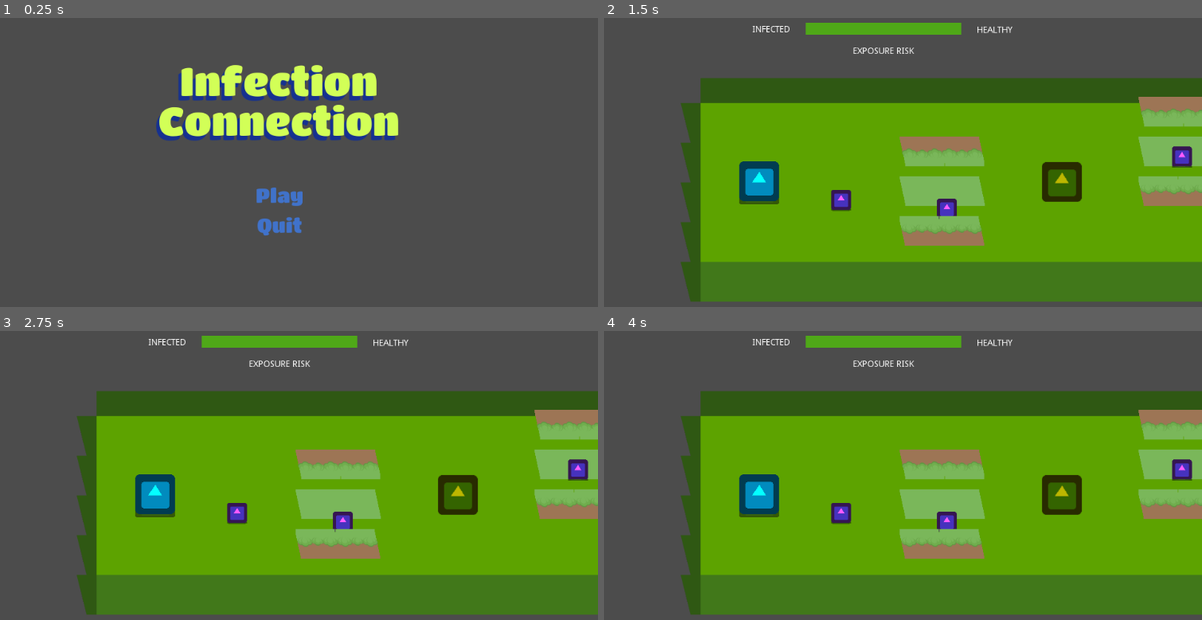
Above: before the commit, frames 1-4 (two rows, left to right).
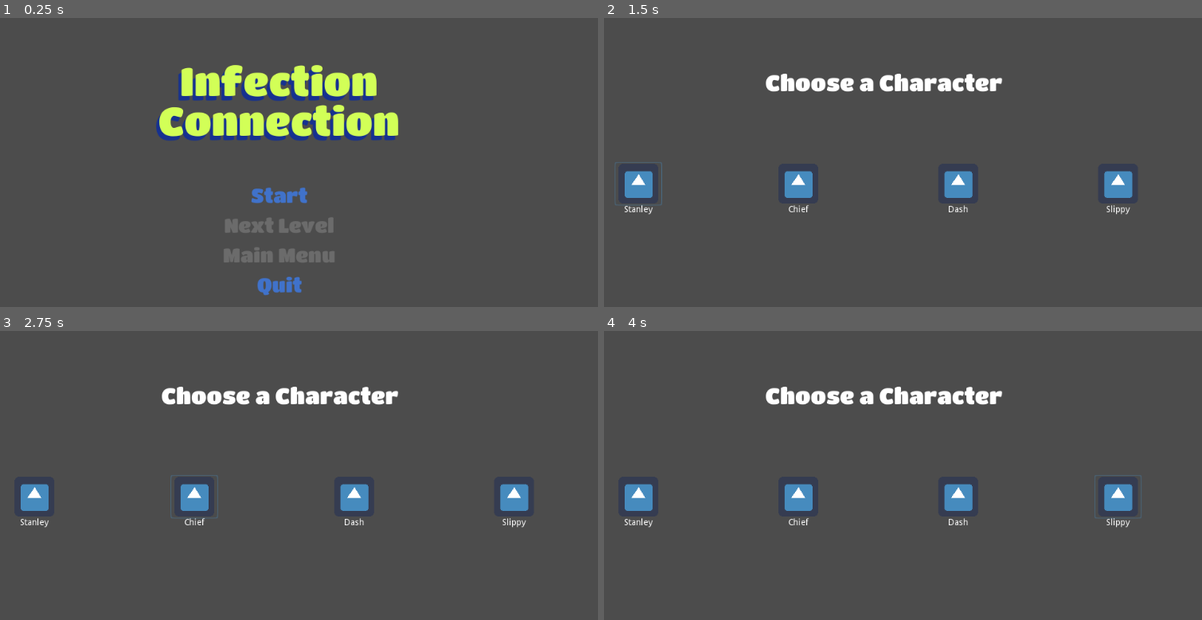
Above: after the commit, the same moments.

Repository: Bootjack/wj21-connection
Game: Godot game, scene res://MainMenu.tscn
Same seed, same stepped clock (60 frames per second), same inputs: the game is played once before the commit and once after it. The engine's default icon, where the game draws it, is replaced by a stand-in: a white triangle on a blue panel in a dark square.
Inputs (mouse positions are in pixels of both pictures, inside the frame that each line leads up to):
- Up to frame 1 (0.25 s): no input
- Up to frame 2 (1.5 s): click "Play" (after the commit: "Start") at 0.5 s; click (639, 182) at 1.25 s, where only the run after the commit has a clickable "Stanley"
- Up to frame 3 (2.75 s): click (197, 495) at 2 s, where only the run after the commit has a clickable "Chief"
- Up to frame 4 (4 s): click (956, 495) at 2.75 s, where only the run after the commit has a clickable "Dash"; click (1118, 495) at 3.5 s, where only the run after the commit has a clickable "Slippy"

The runs differ from the first frame. In frame 1, 1.8% of the frame differs, in the area x 37-56%, y 58-96%; in frame 2, 69%, in the area x 1-100%, y 1-99%; in frame 3, 69%; in frame 4, 69%.

Commit message:
Add player selection screen and further modularize levels

Diff:
--- a/Destination.gd
+++ b/Destination.gd
@@ -1,3 +1,4 @@
+class_name Destination
 extends Area2D
 
 signal reached
@@ -9,3 +10,10 @@
 	print(body)
 	if (body.is_class("Player")):
 		emit_signal("reached")
+
+
+func get_class():
+	return "Destination"
+
+func is_class(name:String):
+	return name == "Destination" or .is_class(name)
--- a/HeadsUpDisplay.gd
+++ b/HeadsUpDisplay.gd
@@ -1,17 +1,16 @@
+class_name HeadsUpDisplay
 extends CanvasLayer
 
-export var player_path:NodePath
+export var color_healthy = Color(0.313726, 0.662745, 0.098039)
+export var color_warning = Color(1, 0.867188, 0)
+export var color_infected = Color(0.660156, 0.04455, 0.04455)
 
-var color_healthy = Color(0.313726, 0.662745, 0.098039)
-var color_warning = Color(1, 0.867188, 0)
-var color_infected = Color(0.660156, 0.04455, 0.04455)
 var gradient:Gradient
 var player:Player
 var tolerance = 500.0
 
 func _ready():
 	$Control/InfectionBar.max_value = tolerance
-	player = get_node(player_path)
 	_init_gradient()
 
 func _process(delta):
@@ -26,3 +25,12 @@
 	gradient.add_point(0.5, color_healthy)
 	gradient.add_point(0.3, color_warning)
 	gradient.add_point(0.1, color_infected)
+
+func get_class():
+	return "HeadsUpDisplay"
+
+func is_class(name:String):
+	return name == "HeadsUpDisplay" or .is_class(name)
+
+func toggle():
+	$Control.visible = !$Control.visible
--- a/Jason.tscn
+++ b/Jason.tscn
@@ -1,14 +1,12 @@
-[gd_scene load_steps=26 format=2]
+[gd_scene load_steps=24 format=2]
 
 [ext_resource path="res://Player.tscn" type="PackedScene" id=1]
 [ext_resource path="res://art/tilemap_dummy.png" type="Texture" id=2]
 [ext_resource path="res://Pedestrian.tscn" type="PackedScene" id=3]
 [ext_resource path="res://art/tilemap_grassy.svg" type="Texture" id=4]
-[ext_resource path="res://TrackingCamera.gd" type="Script" id=5]
 [ext_resource path="res://art/tilemap-grassfiller.png" type="Texture" id=6]
 [ext_resource path="res://art/tilemap-grassside.png" type="Texture" id=7]
 [ext_resource path="res://Level.gd" type="Script" id=8]
-[ext_resource path="res://HUD.tscn" type="PackedScene" id=9]
 [ext_resource path="res://Destination.tscn" type="PackedScene" id=10]
 [ext_resource path="res://Pickup.tscn" type="PackedScene" id=12]
 
@@ -460,9 +458,10 @@
 
 [node name="Node2D" type="Node2D"]
 script = ExtResource( 8 )
-player_path = NodePath("YSort/Player")
 destination_path = NodePath("Destination")
 objective_paths = [ NodePath("YSort/Mulligan") ]
+tilemap_paths = [ NodePath("YSort/FloorTileMap"), NodePath("YSort/PlatformTileMap"), NodePath("YSort/WallTileMap") ]
+tilemap_heights = [ 0.0, 1.0, 100.0 ]
 
 [node name="YSort" type="YSort" parent="."]
 
@@ -508,13 +507,5 @@
 [node name="Player" parent="YSort" instance=ExtResource( 1 )]
 position = Vector2( 30.3651, 382.378 )
 
-[node name="Camera2D" type="Camera2D" parent="."]
-current = true
-script = ExtResource( 5 )
-target_path = NodePath("../YSort/Player")
-
 [node name="Destination" parent="." instance=ExtResource( 10 )]
 position = Vector2( 1024.41, 381.335 )
-
-[node name="HUD" parent="." instance=ExtResource( 9 )]
-player_path = NodePath("../YSort/Player")
--- a/Level.gd
+++ b/Level.gd
@@ -4,15 +4,38 @@
 signal level_won
 signal level_lost
 
-export var player_path:NodePath
 export var destination_path:NodePath
 export var objective_paths = []
 
+export var tilemap_paths = []
+export var tilemap_heights = []
+
+var camera:TrackingCamera
+var hud:HeadsUpDisplay
 var objectives = []
 var player:Player
+var tilemaps = []
 
 func _ready():
-	player = get_node(player_path)
+	for path in tilemap_paths:
+		var node = get_node(path)
+		tilemaps.append(node)
+
+	var player_dummy = $YSort/Player
+	player.global_position = player_dummy.global_position
+	player.tilemaps = tilemaps
+	player.tilemap_heights = tilemap_heights
+	player_dummy.replace_by(player)
+
+	camera = TrackingCamera.new()
+	camera.target = player
+	add_child(camera)
+	camera.make_current()
+
+	hud = preload("res://HUD.tscn").instance()
+	hud.player = player
+	add_child(hud)
+
 	get_node(destination_path).connect("reached", self, "_on_destination_reached")
 	for path in objective_paths:
 		objectives.append(get_node(path))
@@ -26,3 +49,9 @@
 func _on_destination_reached():
 	if (objectives_met()):
 		emit_signal("level_won")
+
+func get_class():
+	return "Level"
+
+func is_class(name:String):
+	return name == "Level" or .is_class(name)
--- a/MainMenu.gd
+++ b/MainMenu.gd
@@ -2,15 +2,32 @@
 
 var active_scene
 var level_index = 0
-var levels = [preload("res://Jason.tscn")]
+var levels = [
+	preload("res://Jason.tscn")
+]
+var player:Player
+var player_selection:PlayerSelection
+var player_selection_res = preload("res://PlayerSelection.tscn")
 
 func _ready():
 	$Canvas/Menu/Buttons/StartButton.connect("button_up", self, "start_game")
+	$Canvas/Menu/Buttons/NextButton.connect("button_up", self, "next_level")
+	$Canvas/Menu/Buttons/MenuButton.connect("button_up", self, "main_menu")
 	$Canvas/Menu/Buttons/QuitButton.connect("button_up", self, "quit_game")
 
 func _unhandled_input(event):
 	if (event.is_action_released("ui_cancel")):
 		toggle_menu()
+
+func _on_player_selected(selected_player:Player):
+	player = selected_player
+	remove_player_selection()
+	start_level()
+
+func add_player_selection():
+	player_selection = player_selection_res.instance()
+	$Canvas.add_child(player_selection)
+	player_selection.connect("selected", self, "_on_player_selected")
 
 func level_lost():
 	level_over()
@@ -19,25 +36,58 @@
 	active_scene.disconnect("level_won", self, "level_won")
 	active_scene.disconnect("level_lost", self, "level_lost")
 	$Canvas/Menu.visible = true
-	$Canvas/Menu/Buttons/StartButton.disabled = false
 	self.remove_child(active_scene)
 
 func level_won():
-	print("level won!")
+	$Canvas/Menu/Buttons/NextButton.disabled = false
+	level_over()
+
+func main_menu():
+	level_index = 0
+	$Canvas/Menu/Buttons/StartButton.text = "Start"
+	$Canvas/Menu/Buttons/StartButton.disconnect("button_up", self, "restart_level")
+	$Canvas/Menu/Buttons/StartButton.connect("button_up", self, "start_game")
+	$Canvas/Menu/Buttons/NextButton.disabled = true
+	$Canvas/Menu/Buttons/MenuButton.disabled = true
+	level_over()
+
+func next_level():
 	level_index += 1
-	level_over()
+	if (level_index >= levels.size()):
+		level_index = 0
+	select_player()
 
 func quit_game():
 	get_tree().quit()
 
+func remove_player_selection():
+	remove_child(player_selection)
+	player_selection.queue_free()
+
+func restart_level():
+	level_over()
+	select_player()
+
+func select_player():
+	add_player_selection()
+	$Canvas/Menu.visible = false
+
 func start_game():
-	$Canvas/Menu.visible = false
-	$Canvas/Menu/Buttons/StartButton.disabled = true
+	$Canvas/Menu/Buttons/StartButton.text = "Restart"
+	$Canvas/Menu/Buttons/StartButton.disconnect("button_up", self, "start_game")
+	$Canvas/Menu/Buttons/StartButton.connect("button_up", self, "restart_level")
+	select_player()
+
+func start_level():
+	$Canvas/Menu/Buttons/NextButton.disabled = true
+	$Canvas/Menu/Buttons/MenuButton.disabled = false
 	active_scene = levels[level_index].instance()
+	active_scene.player = player
 	self.add_child(active_scene)
 	active_scene.connect("level_won", self, "level_won")
 	active_scene.connect("level_lost", self, "level_lost")
 
 func toggle_menu():
+	active_scene.get_node("HUD").toggle()
 	active_scene.visible = !active_scene.visible
 	$Canvas/Menu.visible = !$Canvas/Menu.visible
--- a/MainMenu.tscn
+++ b/MainMenu.tscn
@@ -63,10 +63,10 @@
 custom_colors/font_color = Color( 0.254902, 0.45098, 0.796078, 1 )
 custom_colors/font_color_hover = Color( 0.796078, 1, 0.188235, 1 )
 custom_colors/font_color_pressed = Color( 0.945098, 0.968627, 0.690196, 1 )
-text = "Play"
+text = "Start"
 flat = true
 
-[node name="QuitButton" type="Button" parent="Canvas/Menu/Buttons"]
+[node name="NextButton" type="Button" parent="Canvas/Menu/Buttons"]
 margin_top = 48.0
 margin_right = 512.0
 margin_bottom = 92.0
@@ -74,5 +74,29 @@
 custom_colors/font_color = Color( 0.254902, 0.45098, 0.796078, 1 )
 custom_colors/font_color_hover = Color( 0.796078, 1, 0.188235, 1 )
 custom_colors/font_color_pressed = Color( 0.945098, 0.968627, 0.690196, 1 )
+disabled = true
+text = "Next Level"
+flat = true
+
+[node name="MenuButton" type="Button" parent="Canvas/Menu/Buttons"]
+margin_top = 96.0
+margin_right = 512.0
+margin_bottom = 140.0
+custom_fonts/font = SubResource( 2 )
+custom_colors/font_color = Color( 0.254902, 0.45098, 0.796078, 1 )
+custom_colors/font_color_hover = Color( 0.796078, 1, 0.188235, 1 )
+custom_colors/font_color_pressed = Color( 0.945098, 0.968627, 0.690196, 1 )
+disabled = true
+text = "Main Menu"
+flat = true
+
+[node name="QuitButton" type="Button" parent="Canvas/Menu/Buttons"]
+margin_top = 144.0
+margin_right = 512.0
+margin_bottom = 188.0
+custom_fonts/font = SubResource( 2 )
+custom_colors/font_color = Color( 0.254902, 0.45098, 0.796078, 1 )
+custom_colors/font_color_hover = Color( 0.796078, 1, 0.188235, 1 )
+custom_colors/font_color_pressed = Color( 0.945098, 0.968627, 0.690196, 1 )
 text = "Quit"
 flat = true
--- a/Pickup.gd
+++ b/Pickup.gd
@@ -1,3 +1,4 @@
+class_name Pickup
 extends Node2D
 
 export var elevation:float = 0.0
@@ -12,3 +13,9 @@
 		$ProximityArea.collision_layer = 0
 		$ProximityArea.collision_mask = 0
 		visible = false
+
+func get_class():
+	return "Pickup"
+
+func is_class(name:String):
+	return name == "Pickup" or .is_class(name)
--- a/Player.gd
+++ b/Player.gd
@@ -5,19 +5,25 @@
 signal infected
 signal picked_up
 
-export var top_speed:float = 6.0
-export var tilemap_paths = []
-export var tilemap_heights = []
-
+var friction:float
 var height:float = 0.0
 var infection:float = 0.0
-var infection_rate:float = -0.5
+var infection_rate:float
 var inventory = []
 var is_sprinting:bool = false
+var sprint_factor:float
 var sprint_timer:Timer
 var tilemaps = []
+var tilemap_heights = []
+var top_speed:float
 var velocity:Vector2
 var vertical:float
+
+func _init():
+	friction = 0.3
+	infection_rate = 0.0
+	sprint_factor = 2.0
+	top_speed = 4.0
 
 func _ready():
 	sprint_timer = Timer.new()
@@ -29,19 +35,15 @@
 	connect("infected", self, "_on_infected")
 	connect("picked_up", self, "_on_picked_up")
 
-	for path in tilemap_paths:
-		var node = get_node(path)
-		tilemaps.append(node)
-
 func _process(delta):
 	if (Input.is_action_pressed("left")):
 		move(Vector2(-1.0, 0.0))
 	if (Input.is_action_pressed("right")):
 		move(Vector2(1.0, 0.0))
 	if (Input.is_action_pressed("up")):
-		move(Vector2(-0.2, -0.8))
+		move(Vector2(0.0, -1.0))
 	if (Input.is_action_pressed("down")):
-		move(Vector2(0.2, 0.8))
+		move(Vector2(0.0, 1.0))
 	if (Input.is_action_just_pressed("jump")):
 		jump()
 	if (Input.is_action_just_pressed("sprint")):
@@ -90,12 +92,6 @@
 
 	return highest
 
-func friction():
-	if (on_ground()):
-		return 0.2
-	else:
-		return 0.2
-
 func get_class():
 	return "Player"
 
@@ -111,14 +107,14 @@
 		vertical = 5.0
 
 func move(direction:Vector2):
-	velocity += direction
+	velocity += direction * top_speed
 	var speed = min(velocity.length(), top_speed)
 	if (is_sprinting):
 		speed *= 2.0
 	velocity = velocity.normalized() * speed
 
 func slide(delta):
-	velocity *= 1.0 - friction()
+	velocity *= 1.0 - friction
 	move_and_collide(velocity)
 
 func sprint():
--- /dev/null
+++ b/PlayerSelection.gd
@@ -0,0 +1,35 @@
+class_name PlayerSelection
+extends Control
+
+signal selected
+
+var player:Player
+
+func _ready():
+	player = Player.new()
+	$Characters/ChiefCard.connect("gui_input", self, "set_player_chief")
+	$Characters/DashCard.connect("gui_input", self, "set_player_dash")
+	$Characters/SlippyCard.connect("gui_input", self, "set_player_slippy")
+	$Characters/StanleyCard.connect("gui_input", self, "set_player_stanley")
+
+func set_player_dash(event):
+	if (event.is_action("ui_accept")):
+		player.top_speed = 10.0
+		select_player()
+
+func set_player_chief(event):
+	if (event.is_action("ui_accept")):
+		player.infection_rate = -0.5
+		select_player()
+
+func set_player_slippy(event):
+	if (event.is_action("ui_accept")):
+		player.friction = 0.1
+		select_player()
+
+func set_player_stanley(event):
+	if (event.is_action("ui_accept")):
+		select_player()
+
+func select_player():
+	emit_signal("selected", player)
--- /dev/null
+++ b/PlayerSelection.tscn
@@ -0,0 +1,123 @@
+[gd_scene load_steps=5 format=2]
+
+[ext_resource path="res://icon.png" type="Texture" id=1]
+[ext_resource path="res://fonts/Titan_One/TitanOne-Regular.ttf" type="DynamicFontData" id=2]
+[ext_resource path="res://PlayerSelection.gd" type="Script" id=3]
+
+[sub_resource type="DynamicFont" id=1]
+size = 36
+font_data = ExtResource( 2 )
+
+[node name="PlayerSelection" type="Control"]
+anchor_right = 1.0
+anchor_bottom = 1.0
+script = ExtResource( 3 )
+__meta__ = {
+"_edit_use_anchors_": false
+}
+
+[node name="Characters" type="HBoxContainer" parent="."]
+anchor_right = 1.0
+anchor_bottom = 1.0
+margin_left = -7.55664
+margin_top = 3.77838
+margin_right = -7.55664
+margin_bottom = 3.77838
+alignment = 1
+__meta__ = {
+"_edit_use_anchors_": false
+}
+
+[node name="StanleyCard" type="Button" parent="Characters"]
+margin_left = 88.0
+margin_top = 265.0
+margin_right = 164.0
+margin_bottom = 335.0
+focus_mode = 1
+size_flags_horizontal = 6
+size_flags_vertical = 4
+icon = ExtResource( 1 )
+flat = true
+
+[node name="Label" type="Label" parent="Characters/StanleyCard"]
+anchor_top = 1.0
+anchor_right = 1.0
+anchor_bottom = 1.0
+text = "Stanley
+"
+align = 1
+__meta__ = {
+"_edit_use_anchors_": false
+}
+
+[node name="ChiefCard" type="Button" parent="Characters"]
+margin_left = 345.0
+margin_top = 265.0
+margin_right = 421.0
+margin_bottom = 335.0
+size_flags_horizontal = 6
+size_flags_vertical = 4
+icon = ExtResource( 1 )
+flat = true
+
+[node name="Label" type="Label" parent="Characters/ChiefCard"]
+anchor_top = 1.0
+anchor_right = 1.0
+anchor_bottom = 1.0
+text = "Chief"
+align = 1
+__meta__ = {
+"_edit_use_anchors_": false
+}
+
+[node name="DashCard" type="Button" parent="Characters"]
+margin_left = 602.0
+margin_top = 265.0
+margin_right = 678.0
+margin_bottom = 335.0
+size_flags_horizontal = 6
+size_flags_vertical = 4
+icon = ExtResource( 1 )
+flat = true
+
+[node name="Label" type="Label" parent="Characters/DashCard"]
+anchor_top = 1.0
+anchor_right = 1.0
+anchor_bottom = 1.0
+text = "Dash"
+align = 1
+__meta__ = {
+"_edit_use_anchors_": false
+}
+
+[node name="SlippyCard" type="Button" parent="Characters"]
+margin_left = 859.0
+margin_top = 265.0
+margin_right = 935.0
+margin_bottom = 335.0
+size_flags_horizontal = 6
+size_flags_vertical = 4
+icon = ExtResource( 1 )
+flat = true
+
+[node name="Label" type="Label" parent="Characters/SlippyCard"]
+anchor_top = 1.0
+anchor_right = 1.0
+anchor_bottom = 1.0
+text = "Slippy"
+align = 1
+__meta__ = {
+"_edit_use_anchors_": false
+}
+
+[node name="Label" type="Label" parent="."]
+anchor_left = 0.5
+anchor_top = 0.2
+anchor_right = 0.5
+anchor_bottom = 0.2
+margin_left = -190.5
+margin_right = 190.5
+margin_bottom = 42.0
+custom_fonts/font = SubResource( 1 )
+text = "Choose a Character"
+align = 1
--- a/TrackingCamera.gd
+++ b/TrackingCamera.gd
@@ -1,11 +1,9 @@
+class_name TrackingCamera
 extends Camera2D
-
-export var target_path:NodePath
 
 var target
 
 func _ready():
-	target = get_node(target_path)
 	global_position.x = target.global_position.x + 200
 	global_position.y = target.global_position.y
 
@@ -19,3 +17,9 @@
 		global_position.y -= 200 - target_local.y
 	if (target_local.y < -200):
 		global_position.y += 200 + target_local.y
+
+func get_class():
+	return "TrackingCamera"
+
+func is_class(name:String):
+	return name == "TrackingCamera" or .is_class(name)
--- a/nam.tscn
+++ b/nam.tscn
@@ -1,35 +1,34 @@
-[gd_scene load_steps=18 format=2]
+[gd_scene load_steps=17 format=2]
 
 [ext_resource path="res://art/tilemap_dummy.png" type="Texture" id=1]
 [ext_resource path="res://TrackingCamera.gd" type="Script" id=2]
 [ext_resource path="res://art/tilemap-grassfiller.png" type="Texture" id=3]
-[ext_resource path="res://art/white.png" type="Texture" id=4]
+[ext_resource path="res://HUD.tscn" type="PackedScene" id=4]
 [ext_resource path="res://art/tilemap-grassside.png" type="Texture" id=5]
 [ext_resource path="res://art/tilemap_grassy.svg" type="Texture" id=6]
-[ext_resource path="res://HeadsUpDisplay.gd" type="Script" id=7]
 [ext_resource path="res://Player.tscn" type="PackedScene" id=8]
 [ext_resource path="res://Pedestrian.tscn" type="PackedScene" id=9]
 [ext_resource path="res://tileset-grocery-store.tres" type="TileSet" id=10]
 
-[sub_resource type="ConvexPolygonShape2D" id=8]
+[sub_resource type="ConvexPolygonShape2D" id=1]
 points = PoolVector2Array( 64, 64, 0, 64, 0, 0, 64, 0 )
 
-[sub_resource type="ConvexPolygonShape2D" id=9]
+[sub_resource type="ConvexPolygonShape2D" id=2]
 points = PoolVector2Array( 64, 64, 0, 64, 0, 0, 64, 0 )
 
-[sub_resource type="ConvexPolygonShape2D" id=10]
+[sub_resource type="ConvexPolygonShape2D" id=3]
 points = PoolVector2Array( 64, 64, 15.3488, 63.8641, 0, 0, 64, 0 )
 
-[sub_resource type="ConvexPolygonShape2D" id=11]
+[sub_resource type="ConvexPolygonShape2D" id=4]
 points = PoolVector2Array( 64, 64, 32.0937, 64, 16.3535, 0.486938, 64, 0 )
 
-[sub_resource type="ConvexPolygonShape2D" id=12]
+[sub_resource type="ConvexPolygonShape2D" id=5]
 points = PoolVector2Array( 64, 64, 0, 64, 0, 0, 64, 0 )
 
-[sub_resource type="ConvexPolygonShape2D" id=13]
+[sub_resource type="ConvexPolygonShape2D" id=6]
 points = PoolVector2Array( 32, 64, 0, 64, 0, 0, 0, 0 )
 
-[sub_resource type="TileSet" id=14]
+[sub_resource type="TileSet" id=7]
 0/name = "tilemap_dummy.png 0"
 0/texture = ExtResource( 1 )
 0/tex_offset = Vector2( 0, 0 )
@@ -244,66 +243,5 @@
 script = ExtResource( 2 )
 target_path = NodePath("../YSort/Player")
 
-[node name="CanvasLayer" type="CanvasLayer" parent="."]
-
-[node name="Control" type="Control" parent="CanvasLayer"]
-anchor_left = 0.5
-anchor_right = 0.5
-margin_left = -250.271
-margin_top = 32.0
-margin_right = 250.271
-margin_bottom = 96.0
-script = ExtResource( 7 )
-__meta__ = {
-"_edit_group_": true,
-"_edit_use_anchors_": false
-}
-player_path = NodePath("../../YSort/Player")
-
-[node name="InfectedLabel" type="Label" parent="CanvasLayer/Control"]
-anchor_right = 0.2
-anchor_bottom = 0.75
-text = "INFECTED"
-align = 2
-valign = 1
-__meta__ = {
-"_edit_use_anchors_": false
-}
-
-[node name="InfectionBar" type="TextureProgress" parent="CanvasLayer/Control"]
-anchor_left = 0.25
-anchor_top = 0.2
-anchor_right = 0.75
-anchor_bottom = 0.5
-texture_under = ExtResource( 4 )
-texture_progress = ExtResource( 4 )
-tint_under = Color( 0.219608, 0.2, 0.0980392, 0.25098 )
-nine_patch_stretch = true
-__meta__ = {
-"_edit_use_anchors_": false
-}
-
-[node name="HealthyLabel" type="Label" parent="CanvasLayer/Control"]
-anchor_left = 0.8
-anchor_right = 1.0
-anchor_bottom = 0.75
-margin_top = 0.54129
-margin_bottom = 0.54129
-text = "HEALTHY"
-valign = 1
-__meta__ = {
-"_edit_use_anchors_": false
-}
-
-[node name="MeterLabel" type="Label" parent="CanvasLayer/Control"]
-anchor_top = 0.736467
-anchor_right = 1.0
-anchor_bottom = 1.08647
-margin_top = 0.54129
-margin_bottom = 0.54129
-text = "EXPOSURE RISK"
-align = 1
-valign = 1
-__meta__ = {
-"_edit_use_anchors_": false
-}
+[node name="HUD" parent="." instance=ExtResource( 4 )]
+player_path = NodePath("../YSort/Player")
--- a/project.godot
+++ b/project.godot
@@ -9,6 +9,16 @@
 config_version=4
 
 _global_script_classes=[ {
+"base": "Area2D",
+"class": "Destination",
+"language": "GDScript",
+"path": "res://Destination.gd"
+}, {
+"base": "CanvasLayer",
+"class": "HeadsUpDisplay",
+"language": "GDScript",
+"path": "res://HeadsUpDisplay.gd"
+}, {
 "base": "Node2D",
 "class": "Level",
 "language": "GDScript",
@@ -19,15 +29,35 @@
 "language": "GDScript",
 "path": "res://Pedestrian.gd"
 }, {
+"base": "Node2D",
+"class": "Pickup",
+"language": "GDScript",
+"path": "res://Pickup.gd"
+}, {
 "base": "KinematicBody2D",
 "class": "Player",
 "language": "GDScript",
 "path": "res://Player.gd"
+}, {
+"base": "Control",
+"class": "PlayerSelection",
+"language": "GDScript",
+"path": "res://PlayerSelection.gd"
+}, {
+"base": "Camera2D",
+"class": "TrackingCamera",
+"language": "GDScript",
+"path": "res://TrackingCamera.gd"
 } ]
 _global_script_class_icons={
+"Destination": "",
+"HeadsUpDisplay": "",
 "Level": "",
 "Pedestrian": "",
-"Player": ""
+"Pickup": "",
+"Player": "",
+"PlayerSelection": "",
+"TrackingCamera": ""
 }
 
 [application]
Not shown: 7 places in nam.tscn that only renumber resources
